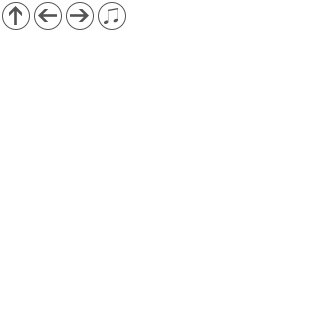
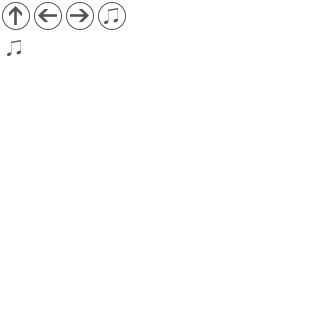
Layered file, before and after one edit (320 x 320). Changes by layer:
added layer "Forma 1 copiar" above "sing" over [7, 40, 21, 56]
